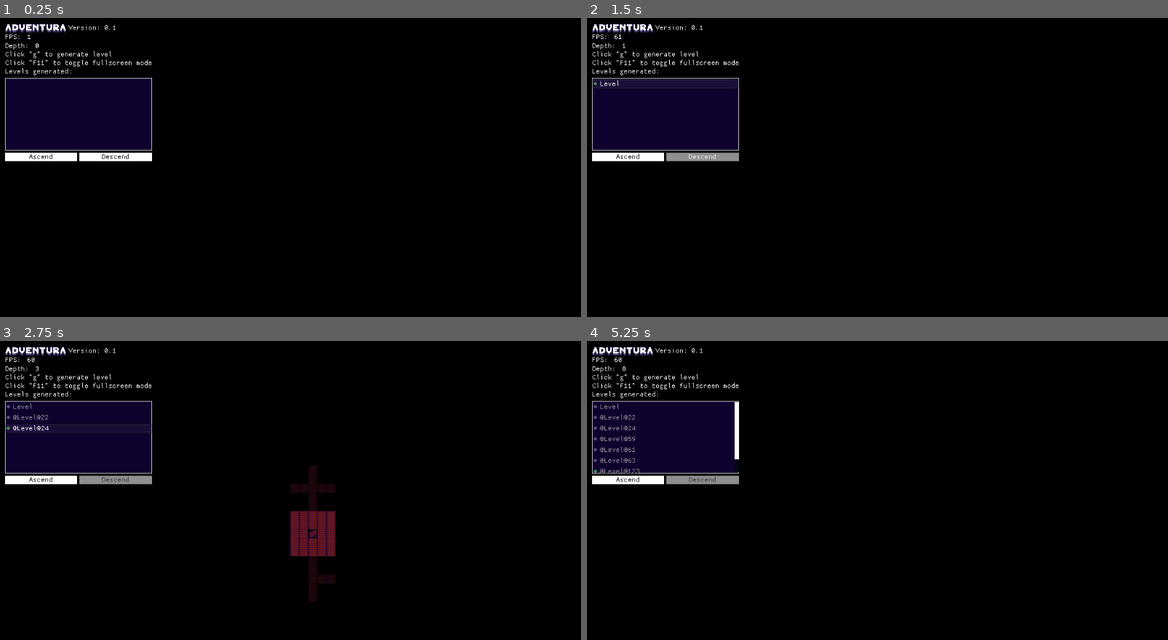
Above: before the commit, frames 1-4 (two rows, left to right).
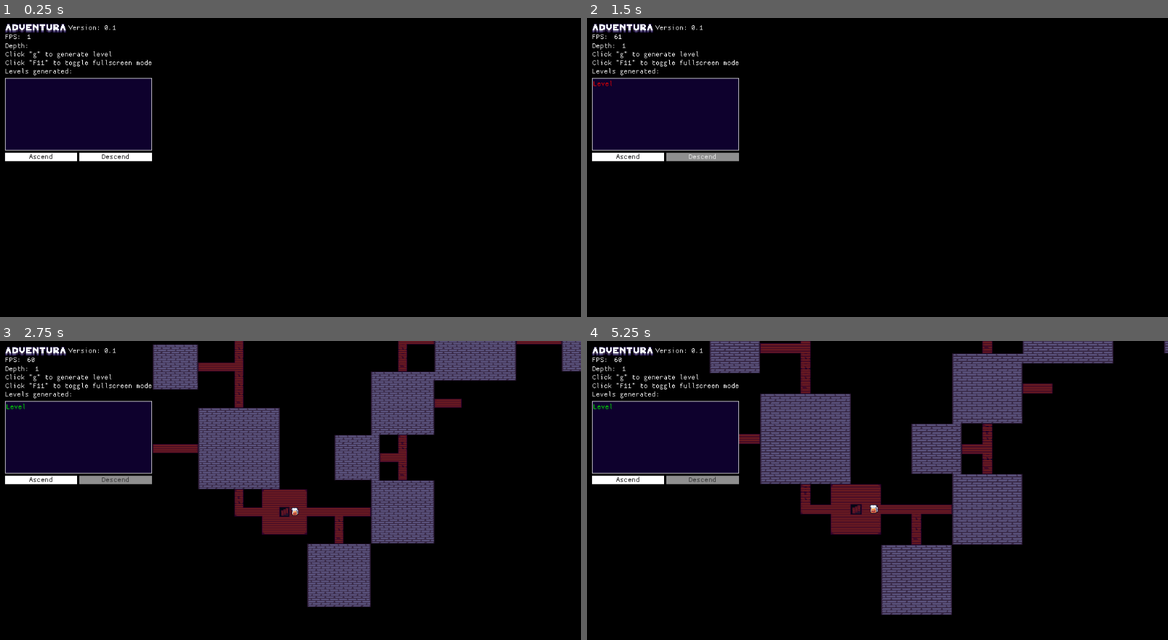
Above: after the commit, the same moments.

Repository: evosome/Adventura
Game: Godot game, scene res://scenes/Main.tscn
Two runs of this game, one before a commit and one after it. Both use one fixed random seed, a clock stepped at 60 frames per second and the inputs below.
Inputs (mouse positions are in pixels of both pictures, inside the frame that each line leads up to):
- Up to frame 1 (0.25 s): no input
- Up to frame 2 (1.5 s): click "Ascend" at 0.5 s; click "Descend" at 1.25 s
- Up to frame 3 (2.75 s): tap G (do_generate, bound only before the commit) at 2 s; move the mouse to (313, 532) at 2.02 s; hold D (move_right) from 2.03 s (still down); hold G (do_generate, bound only before the commit) from 2.03 s (still down); click (313, 532) at 2.3 s
- Up to frame 4 (5.25 s): release D (move_right) at 2.78 s; release G (do_generate, bound only before the commit) at 2.78 s; hold S (move_down) 2.78-3.53 s; click (900, 532) at 2.85 s; tap G (do_generate, bound only before the commit) at 3.05, 3.5, 4.55, 5 s; move the mouse to (935, 436) at 3.52 s; hold D (move_right) 3.53-4.28 s; hold G (do_generate, bound only before the commit) 3.53-4.28 s; click (935, 436) at 3.8 s; move the mouse to (900, 532) at 4.27 s; hold W (move_up) 4.28-5.03 s; click (900, 532) at 4.35 s; move the mouse to (1051, 562) at 5.02 s; hold A (move_left) from 5.03 s (still down); hold Mouse wheel up (zoom_in) from 5.03 s (still down)

The runs differ from the first frame. In frame 1, less than 0.1% of the frame differs, in the area x 6-7%, y 8-11%; in frame 2, 0.2%; in frame 3, 20%; in frame 4, 21%, in the area x 1-100%, y 0-92%.

Commit message:
GameWorld and generation updated
Now game world can contain only one level node in its node tree. Pre and post drawing states were added for classic generator. Now generator can calcualte the extended rectangle that was taken to place all chunks on level.

Diff:
--- a/project.godot
+++ b/project.godot
@@ -114,10 +114,25 @@
 "language": "GDScript",
 "path": "res://docs/ReferenceCollector.gd"
 }, {
+"base": "Node",
+"class": "Roadmap",
+"language": "GDScript",
+"path": "res://scripts/Roadmap.gd"
+}, {
 "base": "Control",
 "class": "Screen",
 "language": "GDScript",
 "path": "res://scripts/Screen.gd"
+}, {
+"base": "TileMap",
+"class": "ShadowMap",
+"language": "GDScript",
+"path": "res://scripts/ShadowMap.gd"
+}, {
+"base": "Node",
+"class": "SingleNodeContainer",
+"language": "GDScript",
+"path": "res://scripts/misc/SingleNodeContainer.gd"
 }, {
 "base": "ChunkPainter",
 "class": "TunnelPainter",
@@ -146,7 +161,10 @@
 "Player": "",
 "PlayerInfo": "",
 "ReferenceCollector": "",
+"Roadmap": "",
 "Screen": "",
+"ShadowMap": "",
+"SingleNodeContainer": "",
 "TunnelPainter": ""
 }
 
@@ -192,11 +210,6 @@
 "events": [ Object(InputEventKey,"resource_local_to_scene":false,"resource_name":"","device":0,"alt":false,"shift":false,"control":false,"meta":false,"command":false,"pressed":false,"scancode":0,"physical_scancode":68,"unicode":0,"echo":false,"script":null)
  ]
 }
-do_generate={
-"deadzone": 0.5,
-"events": [ Object(InputEventKey,"resource_local_to_scene":false,"resource_name":"","device":0,"alt":false,"shift":false,"control":false,"meta":false,"command":false,"pressed":false,"scancode":0,"physical_scancode":71,"unicode":0,"echo":false,"script":null)
- ]
-}
 toggle_fullscreen={
 "deadzone": 0.5,
 "events": [ Object(InputEventKey,"resource_local_to_scene":false,"resource_name":"","device":0,"alt":false,"shift":false,"control":false,"meta":false,"command":false,"pressed":false,"scancode":0,"physical_scancode":16777254,"unicode":0,"echo":false,"script":null)
@@ -224,5 +237,5 @@
 
 [rendering]
 
+2d/snapping/use_gpu_pixel_snap=true
 environment/default_clear_color=Color( 0, 0, 0, 1 )
-environment/default_environment="res://default_env.tres"
--- a/scenes/GameWorld.tscn
+++ b/scenes/GameWorld.tscn
@@ -1,8 +1,12 @@
-[gd_scene load_steps=2 format=2]
+[gd_scene load_steps=3 format=2]
 
 [ext_resource path="res://scripts/GameWorld.gd" type="Script" id=1]
+[ext_resource path="res://scripts/misc/SingleNodeContainer.gd" type="Script" id=2]
 
 [node name="GameWorld" type="Node2D"]
 script = ExtResource( 1 )
 
 [node name="Levels" type="Node" parent="."]
+script = ExtResource( 2 )
+
+[node name="Generators" type="Node" parent="."]
--- a/scenes/Level.tscn
+++ b/scenes/Level.tscn
@@ -7,6 +7,7 @@
 [ext_resource path="res://assets/textures/shadows.png" type="Texture" id=5]
 [ext_resource path="res://assets/textures/stairs.png" type="Texture" id=6]
 [ext_resource path="res://assets/textures/void.png" type="Texture" id=7]
+[ext_resource path="res://scripts/ShadowMap.gd" type="Script" id=8]
 
 [sub_resource type="ConvexPolygonShape2D" id=3]
 points = PoolVector2Array( 0, 0, 16, 0, 16, 16, 0, 16 )
@@ -108,8 +109,8 @@
 } ]
 4/z_index = 0
 
-[sub_resource type="TileSet" id=2]
-0/name = "shadows.png 0"
+[sub_resource type="TileSet" id=4]
+0/name = "BRIGHT"
 0/texture = ExtResource( 5 )
 0/tex_offset = Vector2( 0, 0 )
 0/modulate = Color( 1, 1, 1, 1 )
@@ -123,7 +124,7 @@
 0/shape_one_way_margin = 0.0
 0/shapes = [  ]
 0/z_index = 0
-1/name = "shadows.png 1"
+1/name = "HALF_BRIGHT"
 1/texture = ExtResource( 5 )
 1/tex_offset = Vector2( 0, 0 )
 1/modulate = Color( 1, 1, 1, 1 )
@@ -137,7 +138,7 @@
 1/shape_one_way_margin = 0.0
 1/shapes = [  ]
 1/z_index = 0
-2/name = "shadows.png 2"
+2/name = "DARK"
 2/texture = ExtResource( 5 )
 2/tex_offset = Vector2( 0, 0 )
 2/modulate = Color( 1, 1, 1, 1 )
@@ -167,9 +168,7 @@
 max_zoom = Vector2( 1, 1 )
 
 [node name="ShadowMap" type="TileMap" parent="."]
-z_index = 1
-tile_set = SubResource( 2 )
+tile_set = SubResource( 4 )
 cell_size = Vector2( 16, 16 )
 format = 1
-
-[connection signal="visibility_changed" from="." to="." method="__on_visibility_changed"]
+script = ExtResource( 8 )
--- a/scenes/entities/mobs/Player.tscn
+++ b/scenes/entities/mobs/Player.tscn
@@ -1,6 +1,17 @@
-[gd_scene load_steps=2 format=2]
+[gd_scene load_steps=4 format=2]
 
 [ext_resource path="res://scripts/entities/mobs/Player.gd" type="Script" id=1]
+[ext_resource path="res://assets/textures/beer.png" type="Texture" id=2]
+
+[sub_resource type="RectangleShape2D" id=1]
+extents = Vector2( 4, 4 )
 
 [node name="Player" type="KinematicBody2D"]
 script = ExtResource( 1 )
+
+[node name="Sprite" type="Sprite" parent="."]
+texture = ExtResource( 2 )
+
+[node name="CollisionShape2D" type="CollisionShape2D" parent="."]
+position = Vector2( 0, 4 )
+shape = SubResource( 1 )
--- a/scenes/generators/ClassicGenerator.tscn
+++ b/scenes/generators/ClassicGenerator.tscn
@@ -4,3 +4,4 @@
 
 [node name="ClassicGenerator" type="Node"]
 script = ExtResource( 1 )
+max_chunks = 10
--- a/scenes/generators/classic/ChunkCollider.tscn
+++ b/scenes/generators/classic/ChunkCollider.tscn
@@ -6,9 +6,8 @@
 extents = Vector2( 100, 100 )
 
 [node name="ChunkCollider" type="Area2D"]
+collision_mask = 2
 script = ExtResource( 1 )
 
 [node name="CollisionShape2D" type="CollisionShape2D" parent="."]
 shape = SubResource( 1 )
-
-[connection signal="input_event" from="." to="." method="__on_input_event"]
--- /dev/null
+++ b/scenes/roadmaps/ClassicRoadmap.tscn
@@ -0,0 +1,6 @@
+[gd_scene load_steps=2 format=2]
+
+[ext_resource path="res://scripts/roadmaps/ClassicRoadmap.gd" type="Script" id=1]
+
+[node name="ClassicRoadmap" type="Node"]
+script = ExtResource( 1 )
--- a/scripts/GameWorld.gd
+++ b/scripts/GameWorld.gd
@@ -1,95 +1,140 @@
 extends Node2D
 class_name GameWorld
 
-signal level_added(level)
+enum LevelSwitchMode {
+	ASCEND,
+	DESCEND
+}
+
+signal level_added(level, depth)
+signal depth_changed(depth)
+signal level_changed(last_level, new_level, mode)
 signal ascend_failed()
-signal level_changed(last_level, new_level)
-signal depth_changed(depth)
+signal roadmap_missing()
 signal generation_ended(depth, on_level, used_generator)
 signal generation_started(depth, on_level, used_generator)
+signal level_not_found_at(depth)
 
-var last_depth: int = -1
-var current_level: Level setget set_current_level
-var current_depth: int = -1 setget set_current_depth
+var current_level: Level
+var current_depth: int = -1 setget _set_current_depth
+var current_roadmap: Roadmap
+var current_level_camera: LevelCamera setget , get_current_level_camera
 
+onready var levels: Dictionary = {}
 onready var current_player_info: PlayerInfo = PlayerInfo.new()
 onready var current_player: Player = current_player_info.create_player()
-onready var levels_container: Node = $Levels
+
+onready var _levels_container: SingleNodeContainer = $Levels
+onready var _generators_container: Node = $Generators
 
 
-func get_levels() -> Array:
-	return levels_container.get_children()
+func _set_current_depth(value: int) -> void:
+	if current_depth != value:
+		emit_signal("depth_changed", value)
+	current_depth = value
 
 
-func get_level_camera() -> LevelCamera:
+func _add_level(level: Level, depth: int) -> void:
+	emit_signal("level_added", level, depth)
+	levels[depth] = level
+
+
+func _add_generator(generator: LevelGenerator) -> void:
+	_generators_container.add_child(generator)
+
+
+func _select_level(depth: int) -> Level:
+	return levels[depth] \
+		if is_level_visited(depth) \
+		else current_roadmap.get_level(depth)
+
+
+func _generate_level(
+	depth: int,
+	level: Level,
+	generator: LevelGenerator) -> void:
+
+	_add_generator(generator)
+	generator.start_generation_for(level)
+	emit_signal("generation_started", depth, level, generator)
+	yield(generator, "generation_ended")
+	emit_signal("generation_ended", depth, level, generator)
+	generator.queue_free()
+
+
+func _spawn_player(level: Level, level_switch_mode: int) -> void:
+	var spawn_point: Vector2
+	match level_switch_mode:
+		LevelSwitchMode.ASCEND:
+			spawn_point = level.descend_point
+		LevelSwitchMode.DESCEND:
+			spawn_point = level.ascend_point
+	current_player.spawn_on(level, spawn_point)
+
+
+func _despawn_player(level: Level) -> void:
+	current_player.despawn_from(level)
+
+
+func _transfer_player(from_level: Level, to_level: Level, mode: int) -> void:
+	if from_level:
+		_despawn_player(from_level)
+	if to_level.can_spawn_current_actor:
+		_spawn_player(to_level, mode)
+
+
+func _set_level(level: Level) -> void:
+	_levels_container.switch_node(level)
+
+
+func _switch_level_by_depth(depth: int, mode: int) -> void:
+	var level: Level
+	var is_visited: bool
+	var generator: LevelGenerator
+
+	if not current_roadmap:
+		emit_signal("roadmap_missing")
+		return
+
+	level = _select_level(depth)
+	is_visited = is_level_visited(depth)
+	if not level:
+		emit_signal("level_not_found_at", depth)
+		return
+
+	_set_level(level)
+	if level.can_generate and not is_visited:
+		_add_level(level, depth)
+		generator = current_roadmap.get_generator(depth)
+		if generator:
+			yield(_generate_level(depth, level, generator), "completed")
+
+	_transfer_player(current_level, level, mode)
+	emit_signal("level_changed", current_level, level, mode)
+	current_level = level
+
+
+func is_level_visited(depth: int) -> bool:
+	return levels.has(depth)
+
+
+func get_level(depth: int) -> Level:
+	return levels.get(depth)
+
+
+func get_current_level_camera() -> LevelCamera:
 	return current_level.current_camera if current_level else null
 
 
-func select_level(depth: int) -> Level:
-	return Scenes.TEST_LEVEL.instance() as Level
-
-
-func select_generator(depth: int) -> LevelGenerator:
-	return Scenes.CLASSIC_GENERATOR.instance() as LevelGenerator
-
-
-func set_current_depth(new_depth: int) -> void:
-	if new_depth < 0:
-		return
-	if new_depth < levels_container.get_child_count():
-		set_level_by_depth(new_depth)
-	else:
-		create_level_at(new_depth)
-	current_depth = new_depth
-	if current_depth > last_depth:
-		last_depth = current_depth
-	emit_signal("depth_changed", new_depth)
-
-
 func ascend() -> void:
-	if current_depth > 0:
-		set_current_depth(current_depth - 1)
+	var temp_depth = current_depth - 1
+	if temp_depth >= 0:
+		self.current_depth = temp_depth
+		_switch_level_by_depth(current_depth, LevelSwitchMode.ASCEND)
 	else:
 		emit_signal("ascend_failed")
 
 
 func descend() -> void:
-	set_current_depth(current_depth + 1)
-
-
-func add_level(level: Level) -> void:
-	if level.visible:
-		level.set_visible(false)
-	levels_container.add_child(level)
-	emit_signal("level_added", level)
-
-
-func set_current_level(level: Level) -> void:
-	if current_level != level:
-		level.visible = true
-		if current_level:
-			current_level.visible = false
-		emit_signal("level_changed", current_level, level)
-		current_level = level
-
-
-func set_level_by_depth(depth: int) -> void:
-	set_current_level(levels_container.get_child(depth))
-
-
-func generate_level(depth: int, level: Level, generator: LevelGenerator) -> void:
-	generator.start_generation_for(level)
-	emit_signal("generation_started", depth, level, generator)
-	yield(generator, "generation_ended")
-	emit_signal("generation_ended", depth, level, generator)
-
-
-func create_level_at(new_depth: int) -> void:
-	var level = select_level(new_depth)
-	var generator = select_generator(new_depth)
-	if level:
-		add_level(level)
-		if generator and level.can_generate:
-			add_child(generator)
-			generate_level(new_depth, level, generator)
-		set_current_level(level)
+	self.current_depth += 1
+	_switch_level_by_depth(current_depth, LevelSwitchMode.DESCEND)
--- a/scripts/Level.gd
+++ b/scripts/Level.gd
@@ -9,23 +9,19 @@
 	BARRIER
 }
 
-enum LevelShadows {
-	BRIGHT,
-	HALF_BRIGHT,
-	DARK
-}
+var current_actor: Node2D
 
-var current_actor: Node2D
+var ascend_point: Vector2
+var descend_point: Vector2
+
+var recent_camera_cell: Vector2
 
 onready var objects: YSort = $Objects
 onready var shadow_map: TileMap = $ShadowMap
 onready var current_camera: LevelCamera = $LevelCamera
 
 export (bool) var can_generate: bool = true
-
-
-func __on_visibility_changed():
-	current_camera.current = visible
+export (bool) var can_spawn_current_actor: bool = true
 
 
 func spawn(node: Node2D, at_pos: Vector2) -> void:
@@ -37,12 +33,13 @@
 func spawn_current_actor(node: Node2D, at_pos: Vector2) -> void:
 	current_actor = node
 	spawn(current_actor, at_pos)
+	current_camera.follow(current_actor)
 
 
 func despawn(node: Node2D) -> void:
 	if node == current_actor:
 		current_actor = null
-	remove_child(node)
+	objects.remove_child(node)
 
 
 func has_actor(node: Node2D) -> bool:
--- a/scripts/LevelCamera.gd
+++ b/scripts/LevelCamera.gd
@@ -1,37 +1,24 @@
 extends Camera2D
 class_name LevelCamera
 
-enum CameraModes {
-	POINT,
-	FOLLOW
-}
-
-signal speed_changed(new_speed)
 signal position_changed(new_position)
 
-export (int) var speed: int = 1 setget set_speed, get_speed
-export (int) var min_speed: int = 0
-export (int) var max_speed: int = 100
+var followed_node: Node2D
+var recent_position: Vector2
+
 export (Vector2) var min_zoom: Vector2 = Vector2(0.1, 0.1)
 export (Vector2) var max_zoom: Vector2 = Vector2(10.0, 10.0)
 export (Vector2) var zoom_step: Vector2 = Vector2(0.1, 0.1)
-export (CameraModes) var mode: int = CameraModes.POINT
 
 
-func set_speed(value: int) -> void:
-	if speed != value:
-		emit_signal("speed_changed", value)
-	speed = value
+func follow(node: Node2D) -> void:
+	followed_node = node
 
 
 func set_position(value: Vector2) -> void:
 	if position != value:
 		emit_signal("position_changed", value)
 	.set_position(value)
-
-
-func get_speed() -> int:
-	return speed
 
 
 func increase_zoom() -> void:
@@ -46,5 +33,7 @@
 		set_zoom(next_zoom)
 
 
-func move(direction: Vector2) -> void:
-	set_position(position + direction * speed)
+func _process(_delta):
+	if followed_node and followed_node.position != position:
+		set_position(followed_node.position)
+	recent_position = position
--- a/scripts/LevelGenerator.gd
+++ b/scripts/LevelGenerator.gd
@@ -20,7 +20,7 @@
 func _process(_delta):
 	if is_generating:
 		if _generate(level) != GenerationStatus.PROCESSING:
-			set_is_generating(false)
+			self.is_generating = false
 
 
 func set_is_generating(value: bool) -> void:
@@ -33,5 +33,5 @@
 
 func start_generation_for(level: Level) -> void:
 	if self.level != level:
-		set_is_generating(true)
+		self.is_generating = true
 	self.level = level
--- /dev/null
+++ b/scripts/Roadmap.gd
@@ -0,0 +1,12 @@
+extends Node
+class_name Roadmap
+
+export (int) var max_depth: int
+
+
+func get_level(depth: int) -> Level:
+	return null
+
+
+func get_generator(depth: int) -> LevelGenerator:
+	return null
--- a/scripts/Scenes.gd
+++ b/scripts/Scenes.gd
@@ -3,4 +3,5 @@
 const PLAYER = preload("res://scenes/entities/mobs/Player.tscn")
 const TEST_LEVEL = preload("res://scenes/Level.tscn")
 const CHUNK_COLLIDER = preload("res://scenes/generators/classic/ChunkCollider.tscn")
+const CLASSIC_ROADMAP = preload("res://scenes/roadmaps/ClassicRoadmap.tscn")
 const CLASSIC_GENERATOR = preload("res://scenes/generators/ClassicGenerator.tscn")
--- /dev/null
+++ b/scripts/ShadowMap.gd
@@ -0,0 +1,8 @@
+extends TileMap
+class_name ShadowMap
+
+enum ShadowMapShadows {
+	BRIGHT,
+	HALF_BRIGHT,
+	DARK
+}
--- a/scripts/entities/mobs/Player.gd
+++ b/scripts/entities/mobs/Player.gd
@@ -4,7 +4,7 @@
 signal ascend
 signal descend
 
-var current: bool = false
+var current: bool = true
 
 
 func spawn_on(level: Level, at_pos: Vector2) -> void:
--- a/scripts/generators/ClassicGenerator.gd
+++ b/scripts/generators/ClassicGenerator.gd
@@ -4,13 +4,16 @@
 enum GenerationState {
 	IDLE,
 	PLACING,
+	PRE_DRAWING,
 	DRAWING,
+	POST_DRAWING,
 	STOPPED
 }
 
 var current_state: int = GenerationState.IDLE
 var last_placed_chunk: Chunk
 var placed_chunks_count: int = 0
+var used_rect_expanded: Rect2
 
 onready var chunks: Array = []
 onready var chunks_wavefront: Array = []
@@ -29,7 +32,7 @@
 			if placed_chunks_count <= max_chunks:
 				var current_chunk = select_neighbour(level, last_placed_chunk)
 
-				if try_place_chunk(level, current_chunk, last_placed_chunk):
+				if _try_place_chunk(current_chunk, last_placed_chunk):
 					if current_chunk.chunk_type != Chunk.ChunkTypes.BRIDGE:
 						placed_chunks_count += 1
 					chunks.append(current_chunk)
@@ -42,45 +45,75 @@
 
 				last_placed_chunk = Random.choice(chunks_wavefront)
 			else:
-				current_state = GenerationState.DRAWING
+				used_rect_expanded = _calculate_used_rect_expanded()
+				current_state = GenerationState.PRE_DRAWING
+
+		GenerationState.PRE_DRAWING:
+			TileMapDraw.fill_rect(
+				level,
+				used_rect_expanded,
+				Level.LevelTiles.BARRIER)
+			current_state = GenerationState.DRAWING
 
 		GenerationState.DRAWING:
 			if chunks.size() != 0:
 				paint(level, chunks.pop_front())
 			else:
-				current_state = GenerationState.STOPPED
+				current_state = GenerationState.POST_DRAWING
+
+		GenerationState.POST_DRAWING:
+			level.update_bitmask_rect(level.get_used_rect())
+			current_state = GenerationState.STOPPED
 
 		GenerationState.STOPPED:
-			level.update_bitmask_rect(level.get_used_rect())
 			return GenerationStatus.DONE
 
 	return GenerationStatus.PROCESSING
 
 
-func chunk_collides_others(chunk: Chunk) -> bool:
+func _chunk_collides_others(chunk: Chunk) -> bool:
 	for other_chunk in chunks:
 		if chunk.collides_chunk(other_chunk):
 			return true
 	return false
 
 
-func try_place_chunk(
-	on_level: Level,
-	chunk: Chunk,
-	previous_chunk: Chunk) -> bool:
+func _try_place_chunk(chunk: Chunk, previous_chunk: Chunk) -> bool:
 
-	if not previous_chunk:
+	if previous_chunk == null:
 		chunk.set_position(Vector2.ZERO)
 		return true
 
 	var direction = previous_chunk.get_random_direction()
 
 	previous_chunk.place(chunk, direction)
-	if not chunk_collides_others(chunk):
+	if not _chunk_collides_others(chunk):
 		previous_chunk.connect_chunk(chunk, direction)
 		return true
 
 	return false
+
+
+func _calculate_used_rect_expanded() -> Rect2:
+	var rect: Rect2
+	var rect_pos: Vector2
+	var rect_end: Vector2
+	var end_point: Vector2
+	var start_point: Vector2
+	for chunk in chunks:
+		rect_end = chunk.get_end()
+		rect_pos = chunk.get_position()
+		if rect_pos.x < start_point.x:
+			start_point.x = rect_pos.x
+		if rect_pos.y < start_point.y:
+			start_point.y = rect_pos.y
+		if rect_end.x > end_point.x:
+			end_point.x = rect_end.x
+		if rect_end.y > end_point.y:
+			end_point.y = rect_end.y
+	rect.position = start_point - Vector2.ONE
+	rect.end = end_point + Vector2.ONE
+	return rect
 
 
 func select_painter(for_chunk: Chunk) -> ChunkPainter:
@@ -125,4 +158,3 @@
 	if painter:
 		painter.draw(chunk)
 	level.spawn(ChunkCollider.create_for(level, chunk), chunk.get_rect_center())
-	chunk.apply_shadowing()
--- a/scripts/generators/classic/Chunk.gd
+++ b/scripts/generators/classic/Chunk.gd
@@ -40,18 +40,21 @@
 ]
 
 var level: Level
-var bounds: Rect2 = Rect2(0, 0, 5, 5)
+var bounds: Rect2
 var position: Vector2 setget set_position
 var rectangle: Rect2
 var chunk_type: int = ChunkTypes.NONE
 var neighbours: Array
-var known_status: int = ChunkKnownStatus.UNKNOWN setget set_known_status
 var free_directions: Array
 var connected_direction: int = ChunkDirections.NONE
 
 
 func _init(level: Level, chunk_type: int):
 	self.level = level
+	var random_size = Random.randint(2, 4) * 2 + 1
+	self.bounds = Rect2(
+		0, 0,
+		random_size, random_size)
 	self.chunk_type = chunk_type
 	self.neighbours = [
 		null,
@@ -81,6 +84,14 @@
 	return bounds.size / 2
 
 
+func get_position() -> Vector2:
+	return bounds.position
+
+
+func get_end() -> Vector2:
+	return bounds.end
+
+
 func get_rect_radius() -> Vector2:
 	return rectangle.size / 2
 
@@ -91,6 +102,10 @@
 
 func get_rect_position() -> Vector2:
 	return rectangle.position
+
+
+func get_rect_end() -> Vector2:
+	return rectangle.end
 
 
 func get_neighbour(direction: int) -> Chunk:
@@ -109,33 +124,7 @@
 	rectangle.position = new_position
 
 
-func set_known_status(value: int) -> void:
-	if value == ChunkKnownStatus.KNOWN:
-		for neighbour in neighbours:
-			if neighbour:
-				neighbour.known_status = ChunkKnownStatus.NEARBY
-	known_status = value
-
-
 # MISC
-
-
-func update_shadowing(with_value: int) -> void:
-	if with_value > known_status:
-		known_status = with_value
-		apply_shadowing()
-
-
-func apply_shadowing() -> void:
-	var current_shadowing: int = Level.LevelShadows.BRIGHT
-
-	match known_status:
-		ChunkKnownStatus.NEARBY:
-			current_shadowing = Level.LevelShadows.HALF_BRIGHT
-		ChunkKnownStatus.UNKNOWN:
-			current_shadowing = Level.LevelShadows.DARK
-
-	fill_shadow(current_shadowing)
 
 
 func point_as_busy(direction: int) -> void:
--- a/scripts/generators/classic/ChunkCollider.gd
+++ b/scripts/generators/classic/ChunkCollider.gd
@@ -14,21 +14,6 @@
 	collision_shape.shape = rectangle_shape
 
 
-func __on_input_event(
-	viewport: Viewport,
-	event: InputEvent,
-	shape_idx: int) -> void:
-
-	if (event.is_action_pressed("left_click") and \
-		level_camera.mode == LevelCamera.CameraModes.POINT):
-
-		level_camera.position = chunk.get_rect_center()
-		for neighbour in chunk.neighbours:
-			if neighbour:
-				neighbour.update_shadowing(Chunk.ChunkKnownStatus.NEARBY)
-		chunk.update_shadowing(Chunk.ChunkKnownStatus.KNOWN)
-
-
 func set_level(new_level: Level) -> void:
 	level = new_level
 	level_camera = new_level.current_camera
--- a/scripts/generators/classic/painters/AscendPainter.gd
+++ b/scripts/generators/classic/painters/AscendPainter.gd
@@ -3,6 +3,6 @@
 
 
 func draw(chunk: Chunk) -> void:
-	chunk.known_status = Chunk.ChunkKnownStatus.KNOWN
+	chunk.level.ascend_point = chunk.get_rect_center()
 	chunk.fill(Level.LevelTiles.CIVIL)
 	chunk.set_cellv(chunk.get_radius().floor(), Level.LevelTiles.STAIRS_UP)
--- a/scripts/generators/classic/painters/DescendPainter.gd
+++ b/scripts/generators/classic/painters/DescendPainter.gd
@@ -3,6 +3,6 @@
 
 
 func draw(chunk: Chunk) -> void:
-	chunk.known_status = Chunk.ChunkKnownStatus.NEARBY
+	chunk.level.descend_point = chunk.get_rect_center()
 	chunk.fill(Level.LevelTiles.CIVIL)
 	chunk.set_cellv(chunk.get_radius().floor(), Level.LevelTiles.STAIRS_DOWN)
--- /dev/null
+++ b/scripts/misc/SingleNodeContainer.gd
@@ -0,0 +1,11 @@
+extends Node
+class_name SingleNodeContainer
+
+var current_node: Node
+
+
+func switch_node(new_node: Node) -> void:
+	if current_node:
+		remove_child(current_node)
+	add_child(new_node)
+	current_node = new_node
--- /dev/null
+++ b/scripts/roadmaps/ClassicRoadmap.gd
@@ -0,0 +1,9 @@
+extends Roadmap
+
+
+func get_level(depth: int) -> Level:
+	return Scenes.TEST_LEVEL.instance() as Level
+
+
+func get_generator(depth: int) -> LevelGenerator:
+	return Scenes.CLASSIC_GENERATOR.instance() as LevelGenerator
--- a/scripts/screens/GameScreen.gd
+++ b/scripts/screens/GameScreen.gd
@@ -1,21 +1,22 @@
 extends Screen
 class_name GameScreen
+
+var _velocity: Vector2 = Vector2.ZERO
 
 onready var viewport: Viewport = $ViewportContainer/Viewport
 onready var level_list: ItemList = $GameWorldInfo/VBoxContainer/LevelsInfo/LevelList
 onready var game_world: GameWorld = $ViewportContainer/Viewport/GameWorld
 onready var depth_label: Label = $GameWorldInfo/VBoxContainer/HBoxContainer/DepthLabel
 onready var level_camera: LevelCamera
+onready var current_actor: Node2D
+onready var current_roadmap: Roadmap = Scenes.CLASSIC_ROADMAP.instance()
 
 
 func _ready():
-	depth_label.text = String(game_world.current_depth + 1)
+	game_world.current_roadmap = current_roadmap
 
 
 func _input(event: InputEvent):
-	if event.is_action_pressed("do_generate"):
-		game_world.current_depth = game_world.last_depth + 1
-
 	if level_camera:
 		if event.is_action_pressed("zoom_in"):
 			level_camera.decrease_zoom()
@@ -23,25 +24,16 @@
 			level_camera.increase_zoom()
 
 
-func __on_level_added(level):
-	level_list.add_item(level.name)
+func _process(delta):
+	if current_actor and current_actor is Player and current_actor.is_inside_tree():
+		_velocity = Vector2(
+			Input.get_action_strength("move_right") - Input.get_action_strength("move_left"),
+			Input.get_action_strength("move_down") - Input.get_action_strength("move_up"))
+		_velocity = current_actor.move_and_slide(_velocity * 2000 * delta)
 
 
 func __on_item_selected(index: int):
-	game_world.current_depth = index
-
-
-func __on_generation_started(depth, on_level, used_generator):
-	level_list.set_item_icon(depth, Assets.GENERATING_ICON0)
-
-
-func __on_generation_ended(depth, on_level, used_generator):
-	level_list.set_item_icon(depth, Assets.GENERATING_ICON1)
-
-
-func __on_depth_changed(depth):
-	level_list.select(depth)
-	depth_label.text = String(depth + 1)
+	pass
 
 
 func __on_ascend_pressed():
@@ -52,5 +44,22 @@
 	game_world.descend()
 
 
-func __on_level_changed(prev_level, new_level):
+func __on_depth_changed(depth: int):
+	depth_label.text = String(depth + 1)
+
+
+func __on_level_changed(_last_level, new_level: Level, _mode):
 	level_camera = new_level.current_camera
+	current_actor = new_level.current_actor
+
+
+func __on_level_added(level: Level, _depth):
+	level_list.add_item(level.name)
+
+
+func __on_generation_started(depth: int, _on_level, _used_generator):
+	level_list.set_item_custom_fg_color(depth, Color.red)
+
+
+func __on_generation_ended(depth: int, _on_level, _used_generator):
+	level_list.set_item_custom_fg_color(depth, Color.green)
--- a/scripts/utils/TileMapDraw.gd
+++ b/scripts/utils/TileMapDraw.gd
@@ -36,7 +36,7 @@
 	y1: int,
 	with_tile: int) -> void:
 
-	var t: int
+	var t: int = 0
 	var dx: int = x1 - x
 	var dy: int = y1 - y
 	var es: int
Binary file changed: assets/textures/civil_tiles.png
Not shown: 1 places in scenes/Level.tscn that only renumber resources
